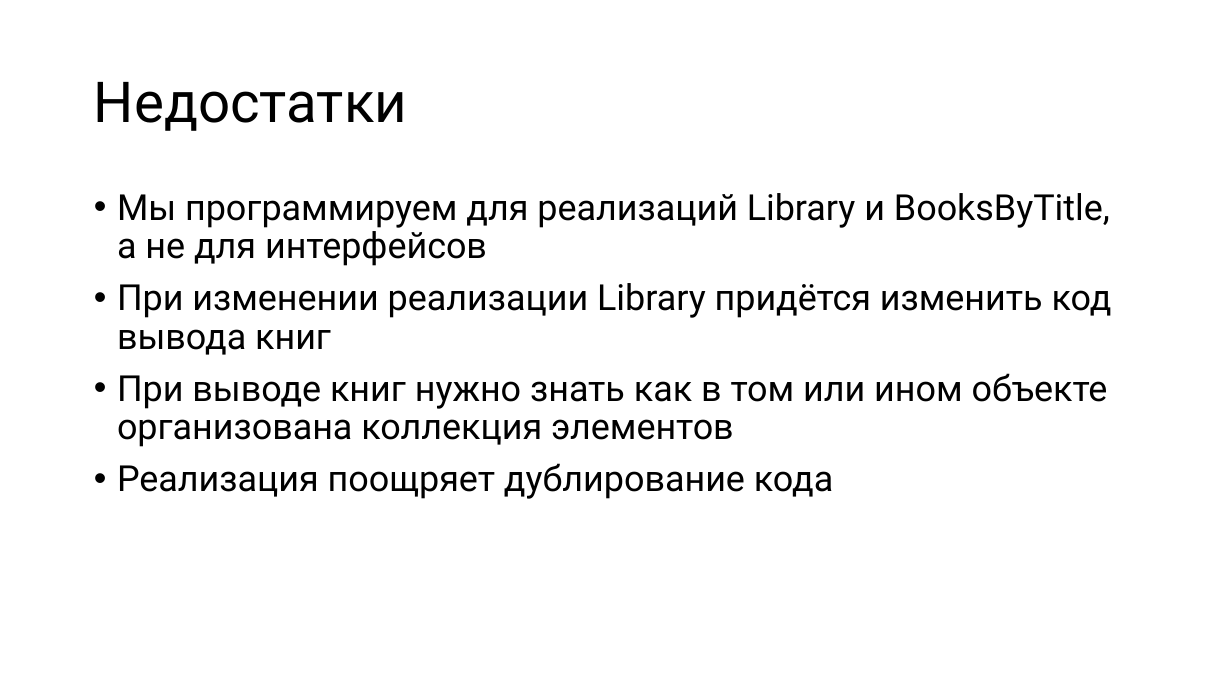
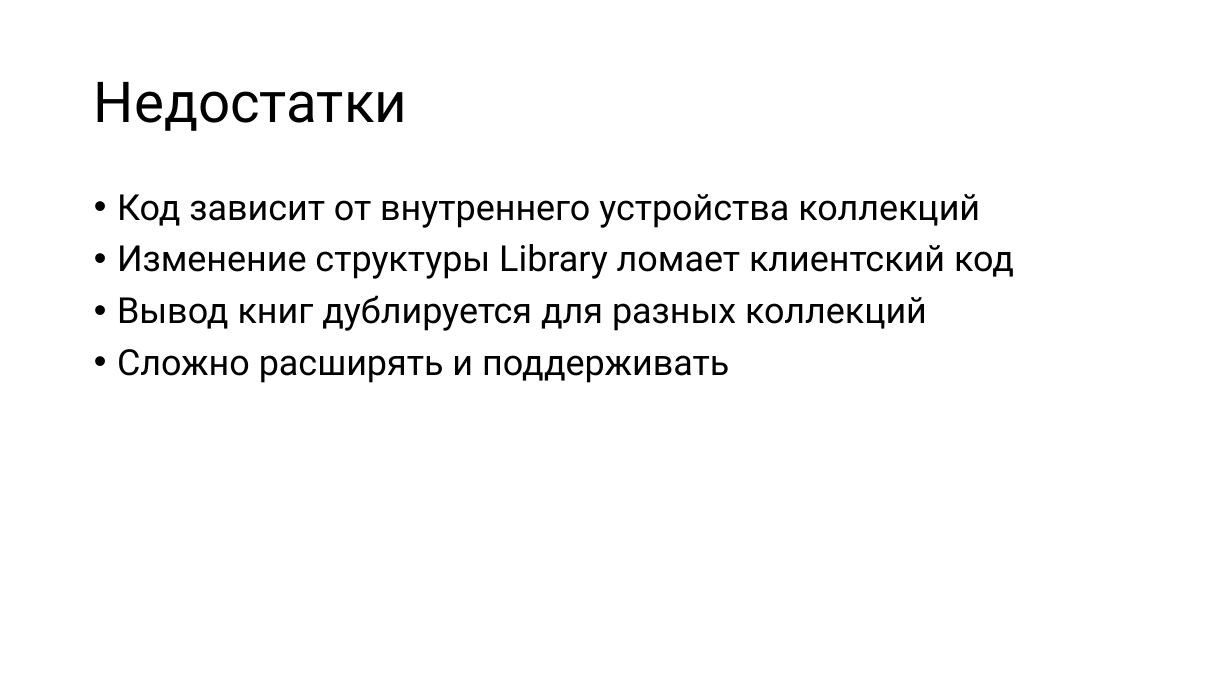
Before and after one commit to alexey-malov/ood, a slide deck: slide 10 of lectures/09.iterator/iterator.pptx (slide 11 before the commit). Drawn at 1232x693 pixels with LibreOffice and Linux fonts; fonts in the diff are those of the drawing. Boxes give left, top, right and bottom in pixels: in the first picture for what was removed or moved away, otherwise in the second. Text is boxed around its words. In the diff, an @@ line names an element or a change of style, - is before the commit and + after.

```diff
--- a/lectures/09.iterator/iterator.pptx
+++ b/lectures/09.iterator/iterator.pptx
@@ text at [117,194,1014,383]: text changed @@
-• Мы программируем для реализаций Library и BooksByTitle, а не для интерфейсов
-• При изменении реализации Library придётся изменить код вывода книг
-• При выводе книг нужно знать как в том или ином объекте организована коллекция элементов
-• Реализация поощряет дублирование кода
+• Код зависит от внутреннего устройства коллекций
+• Изменение структуры Library ломает клиентский код
+• Вывод книг дублируется для разных коллекций
+• Сложно расширять и поддерживать
```
Also in this commit, not shown: 6 other slides changed, 1 slide added, 2 slides removed.
